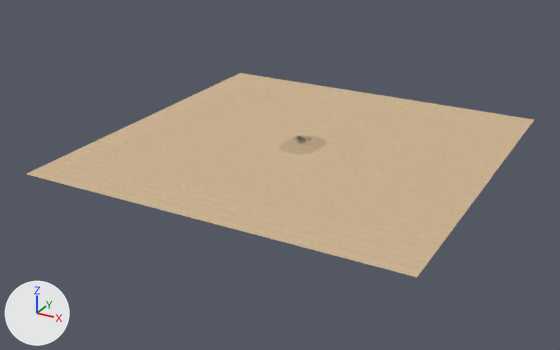
Before and after pictures for a commit that changed the glTF model scenes/world_1.glb.
Both versions are drawn from a 50 mm lens placed at (176.0, -344.0, 152.0), pointed at (-7.0, -13.0, -14.0). The axes (+X, +Y, +Z) are drawn at lower left. The lights are the same throughout. Vertices at the same position are counted once.

The first picture shows 'Sand', 'SandSm'.
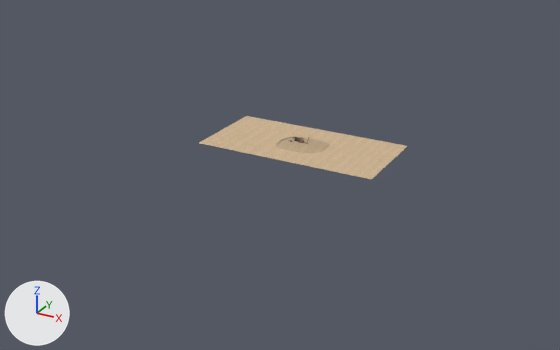
What differs and where, as boxes [x1, y1, x2, y2] in the pictures (560 x 350 px):
'Sand', reshaped, moved, turned, rescaled
    before: [27, 73, 534, 277]
    after: [199, 116, 407, 179]
'SandSm', turned, rescaled
    before: [279, 136, 327, 154]
    after: [276, 137, 330, 153]

The change in detail:
me_sandv is used by ob_sand; location (0.0, 0.0, 0.0); rotation (1.571, 0.0, 0.0), in degrees (90, 0, 0).
me_sandv had 325 vertices, 387 faces and spanned x -100.0..100.0, y 0.0, z -100.0..100.0.
me_sandv now has 249 vertices, 255 faces and spans x -25.0..25.0, y 0.0, z -50.0..50.0.
Part 1, on me_sandv:
92 vertices are removed from x -100.0..100.0, y 0.0, z -100.0..100.0.
211 faces are deleted.
1 vertex moves from x 33.0, y 0.0, z 33.0 to x 25.0, y 0.0, z 33.0.
16 vertices are added at x -25.0..25.0, y 0.0, z -50.0..50.0.
79 new faces join them.
Object 'Sand' (ob_sand) moves from (0.0, 0.0, 0.0) to (0.2, 0.2, 0.0).
Object 'Sand' (ob_sand) turns from (90, 0, 0) to (-90, 0, 90) degrees about x, y and z.
Object 'Sand' (ob_sand) is rescaled from (1.0, 1.0, 1.0) to (-1.0, -1.0, -1.0).
Object 'SandSm' (ob_sandsm) turns from (90, 0, 0) to (-90, 0, 90) degrees about x, y and z.
Object 'SandSm' (ob_sandsm) is rescaled from (1.0, 1.0, 1.0) to (-1.0, -1.0, -1.0).
